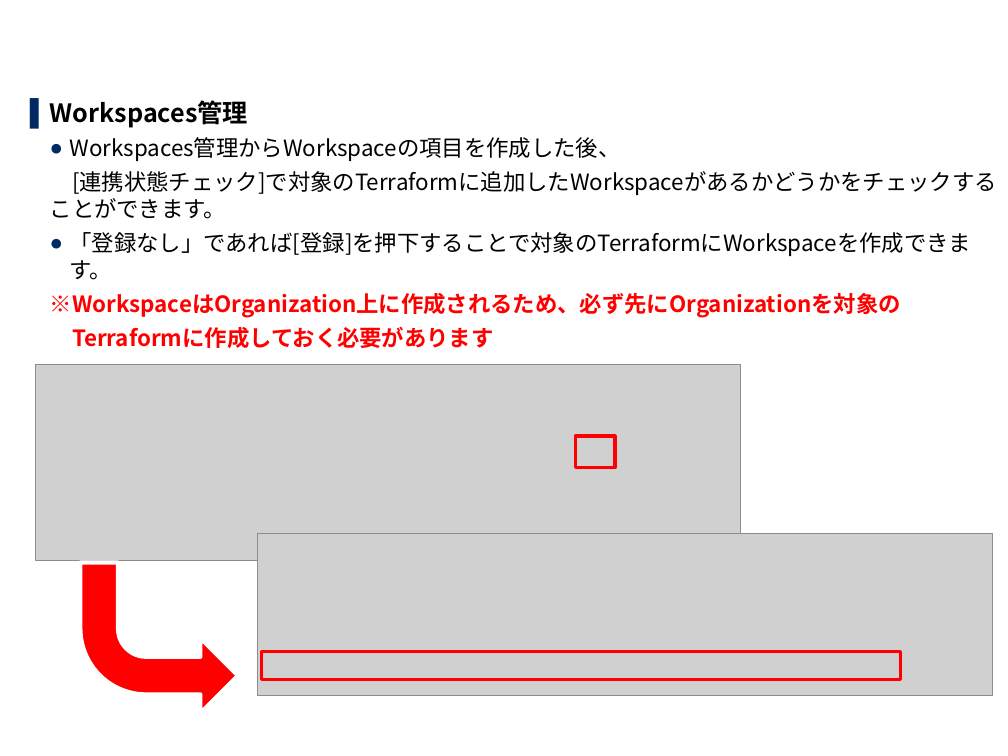
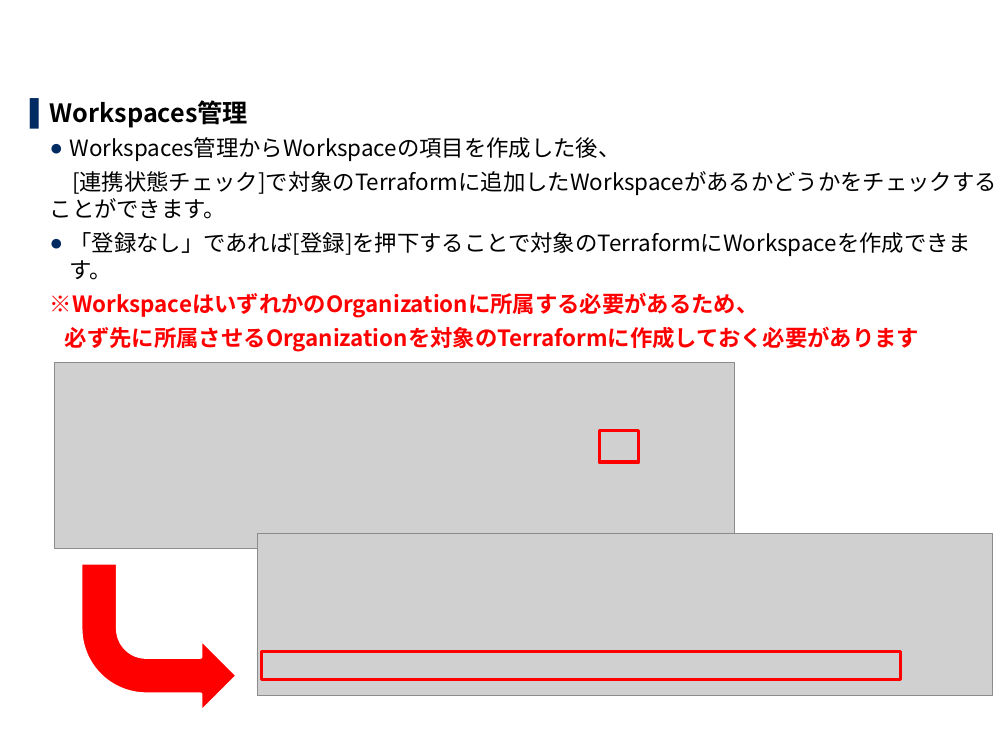
Before and after one commit to exastro-suite/it-automation-docs, a slide deck: slide 21 of asset/Learn_ja/ITA-Terraform-Driver_ja.pptx (slide 19 before the commit). Drawn at 1008x756 pixels with LibreOffice and Linux fonts; fonts in the diff are those of the drawing; grey boxes stand for pictures; background and template pictures are left out. Boxes give left, top, right and bottom in pixels: in the first picture for what was removed or moved away, otherwise in the second. Text is boxed around its words. In the diff, an @@ line names an element or a change of style, - is before the commit and + after.

```diff
--- a/asset/Learn_ja/ITA-Terraform-Driver_ja.pptx
+++ b/asset/Learn_ja/ITA-Terraform-Driver_ja.pptx
@@ text at <box>50,293,919,351</box>: text changed @@
-  ※WorkspaceはOrganization上に作成されるため、必ず先にOrganizationを対象の
-  Terraformに作成しておく必要があります
+  ※WorkspaceはいずれかのOrganizationに所属する必要があるため、
+  必ず先に所属させるOrganizationを対象のTerraformに作成しておく必要があります
@@ picture: place and size @@
-picture at <box>35,364,741,560</box>
+picture at <box>54,362,735,548</box>
@@ rectangle: place and size @@
-rectangle at <box>576,436,615,469</box>
+rectangle at <box>600,430,639,463</box>
```
Also in this commit, not shown: 12 other slides changed, 3 slides added, 1 other file.
